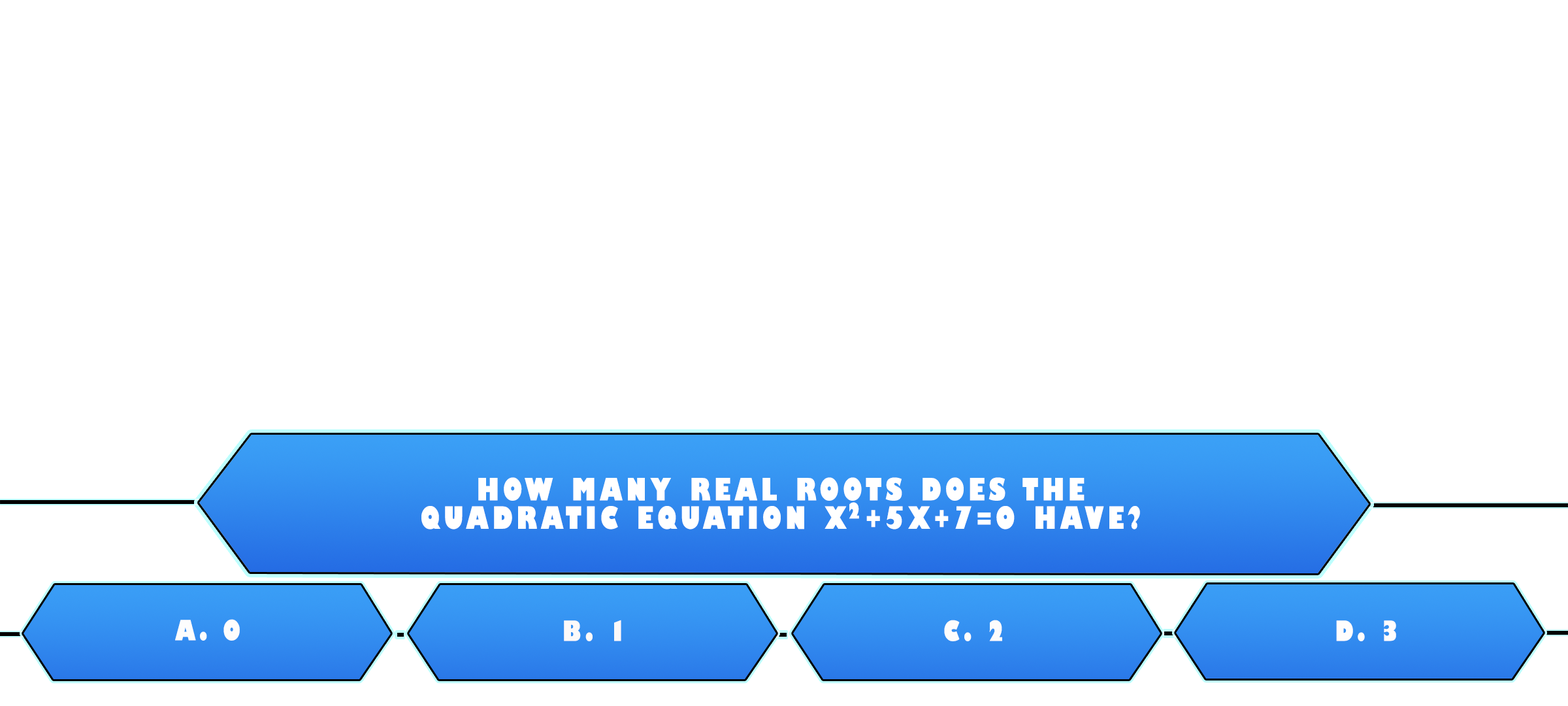
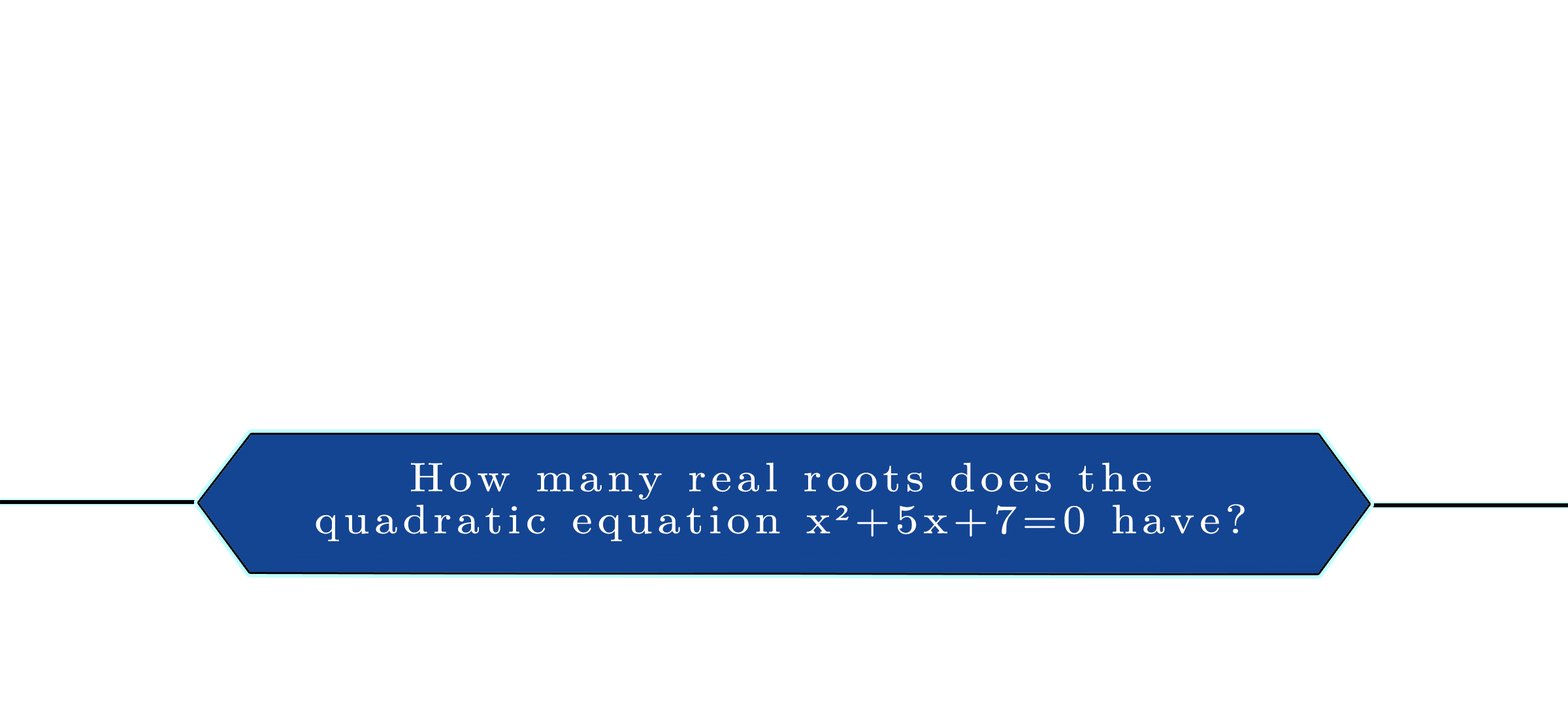
The second 1568 x 706 image is a revision of the first. Changes to its layers:
hid "2" (1st of 2, in "Group 2") over [848, 501, 860, 519]
renamed "How many real roots does the quadratic equation x +5x+7=0 have?" to "How many real roots does the quadratic equation x²+5x+7=0 have?", painted on it over [315, 461, 1245, 541]
painted on "Layer 7" over [199, 434, 1369, 573]
hid group "Group 1" (9 layers) over [1164, 584, 1568, 679]
painted on "D. 3" over [1323, 616, 1410, 642]
painted on "Layer 9" over [1176, 584, 1544, 679]
hid group "Group 5" (8 layers) over [793, 584, 1161, 679]
painted on "C. 2" over [932, 615, 1016, 642]
painted on "Layer 9 copy" over [793, 584, 1161, 679]
hid group "Group 4" (7 layers) over [408, 584, 787, 679]
painted on "B. 1" over [552, 616, 635, 641]
painted on "Layer 9 copy 2" over [408, 584, 777, 679]
hid group "Group 3" (7 layers) over [0, 584, 404, 679]
painted on "A. 0" over [165, 614, 251, 641]
painted on "Layer 9 copy 3" over [23, 584, 391, 679]
